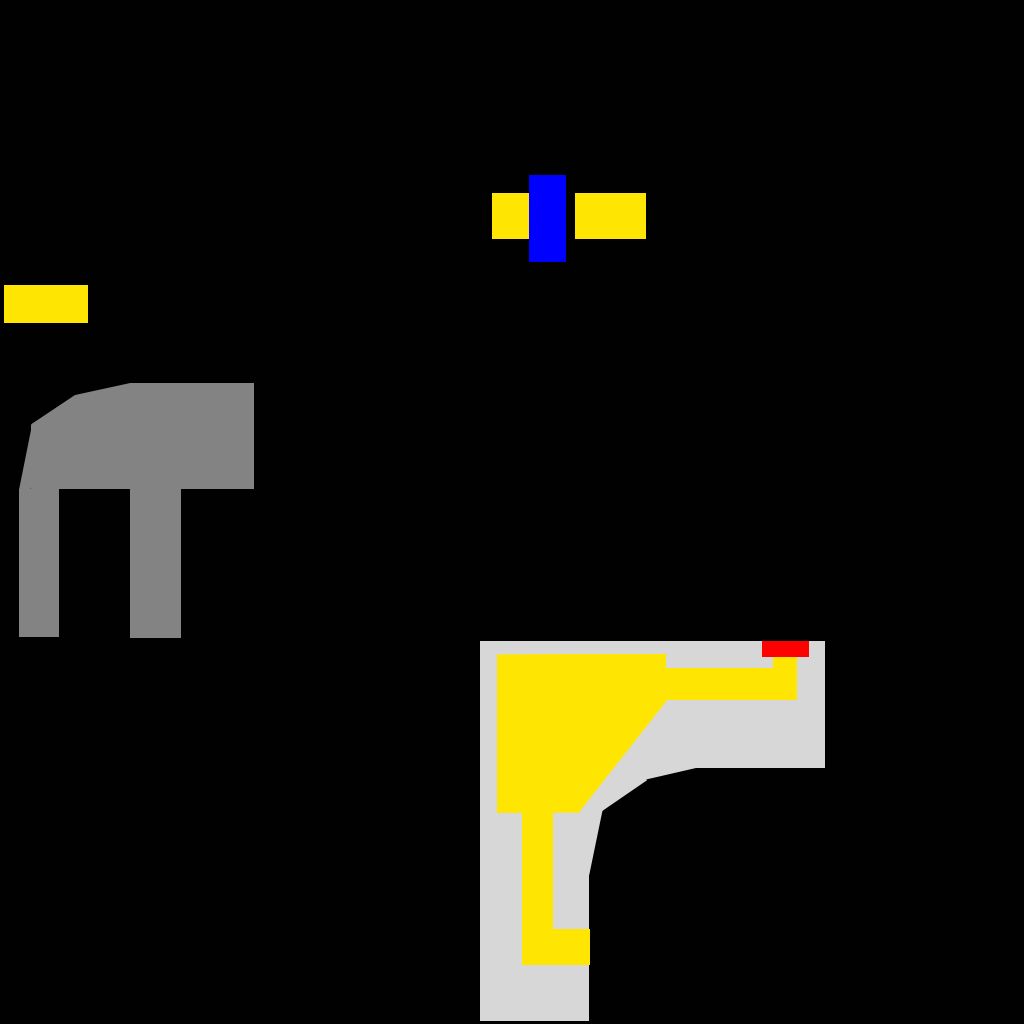
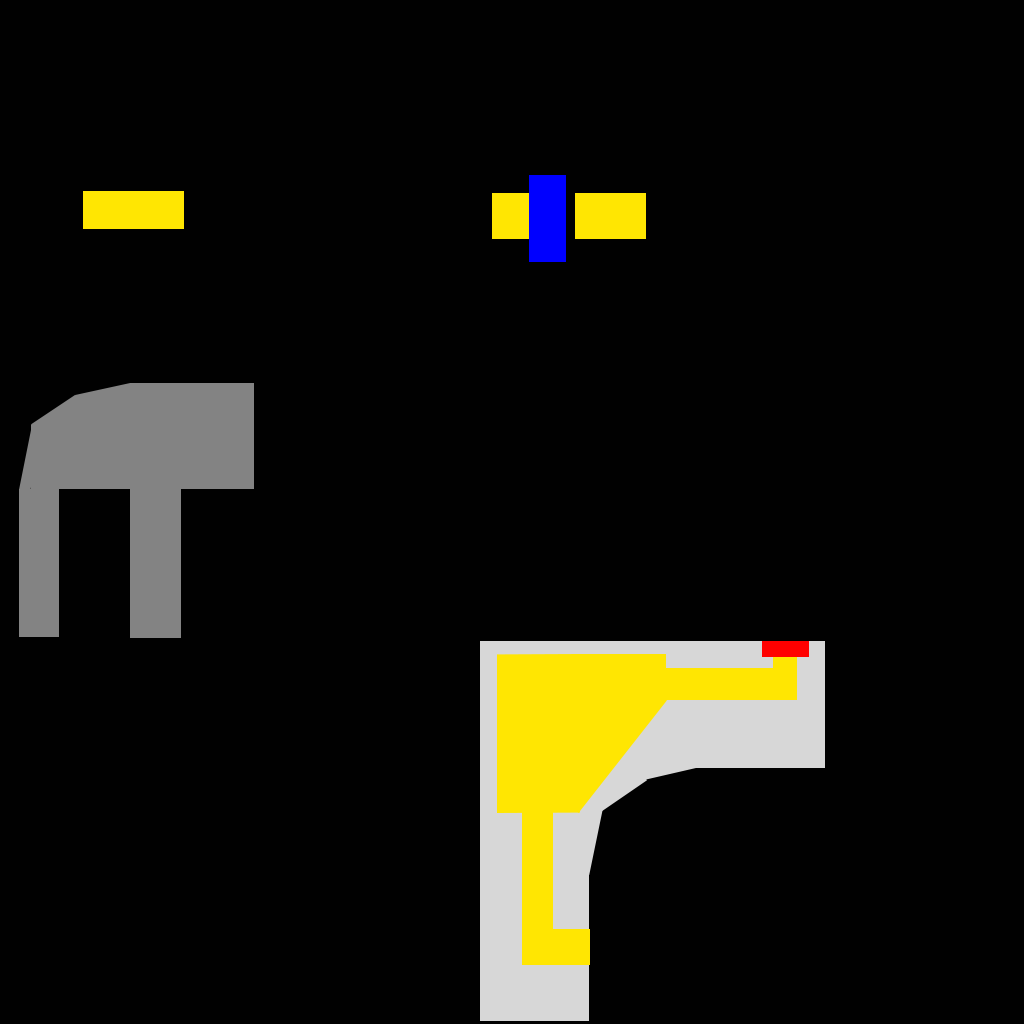
The second 1024px x 1024px image is a revision of the first. Changes to its layers:
painted on "Rectangle 3" over [4, 191, 184, 323]
